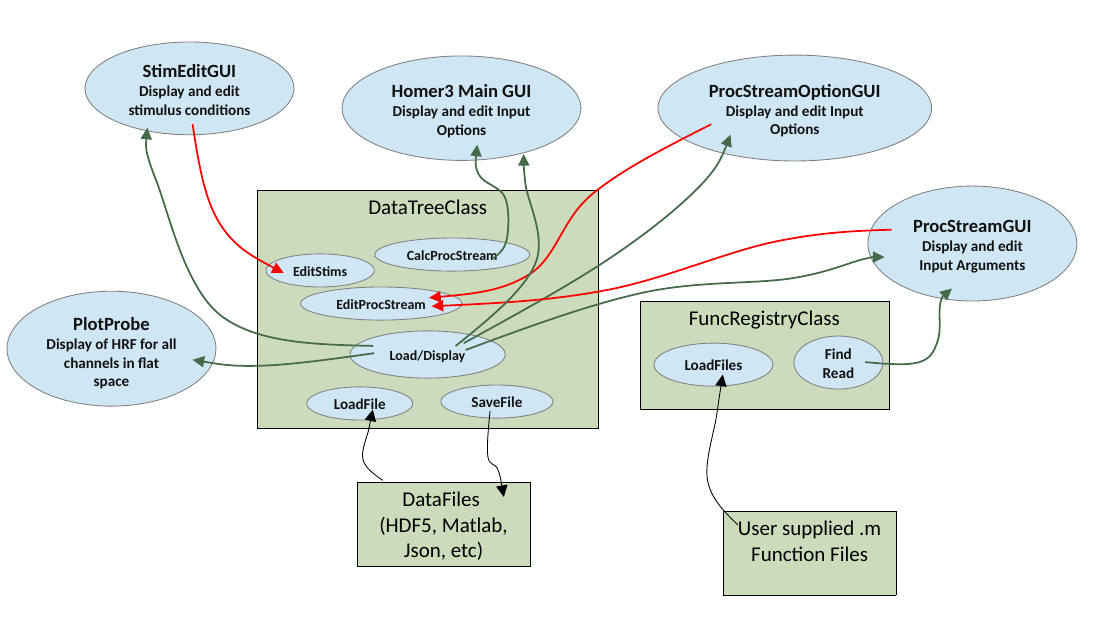
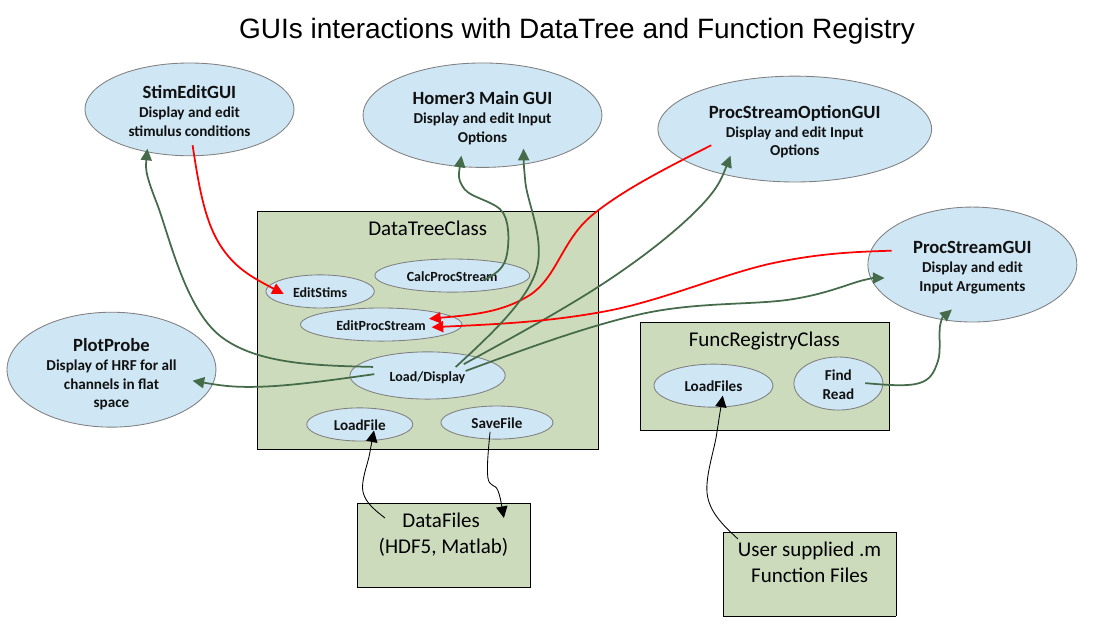
Before and after one commit to BUNPC/Homer3, a slide deck: slide 4 of Docs/DesignNotes.ppt. Drawn at 1120x630 pixels with LibreOffice and Linux fonts; fonts in the diff are those of the drawing. Boxes give left, top, right and bottom in pixels: in the first picture for what was removed or moved away, otherwise in the second. Text is boxed around its words. In the diff, an @@ line names an element or a change of style, - is before the commit and + after.

```diff
--- a/Docs/DesignNotes.ppt
+++ b/Docs/DesignNotes.ppt
@@ text added at (239,17,915,43), 24 pt, text #000000 @@
+GUIs interactions with DataTree and Function Registry
@@ ellipse "Homer3 Main GUI": place and size @@
-ellipse "Homer3 Main GUI" at (342,56,580,160)
+ellipse "Homer3 Main GUI" at (363,63,601,167)
@@ 12 ellipses, 9 freeform shapes, 4 tables: place and size @@
-12 ellipses, 9 freeform shapes, 4 tables at (7,42,1076,595)
+12 ellipses, 9 freeform shapes, 4 tables at (7,63,1076,616)
@@ freeform shape: place and size @@
-freeform shape at (456,154,539,346)
+freeform shape at (456,149,539,367)
@@ freeform shape: place and size @@
-freeform shape at (476,144,509,259)
+freeform shape at (459,155,508,280)
@@ freeform shape: place and size @@
-freeform shape at (707,374,738,525)
+freeform shape at (707,395,738,539)
@@ freeform shape: place and size @@
-freeform shape at (363,410,383,480)
+freeform shape at (363,431,385,518)
@@ table at (358,503,530,587) @@
-row 1, column 1: DataFiles / (HDF5, Matlab, Json, etc)
+row 1, column 1: DataFiles / (HDF5, Matlab)
```
Also in this commit, not shown: 3 other slides changed, 16 other files.
